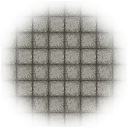
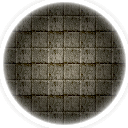
Layered file, before and after one edit (128 x 128). Changes by layer:
hid "Layer 1 copy 6", opacity 100% → 86%, painted on it over <box>0,0,128,128</box>
added layer "Layer 0 copy" above "Layer 0" over <box>0,0,128,128</box>
showed "Layer 0" over <box>0,0,128,128</box>
